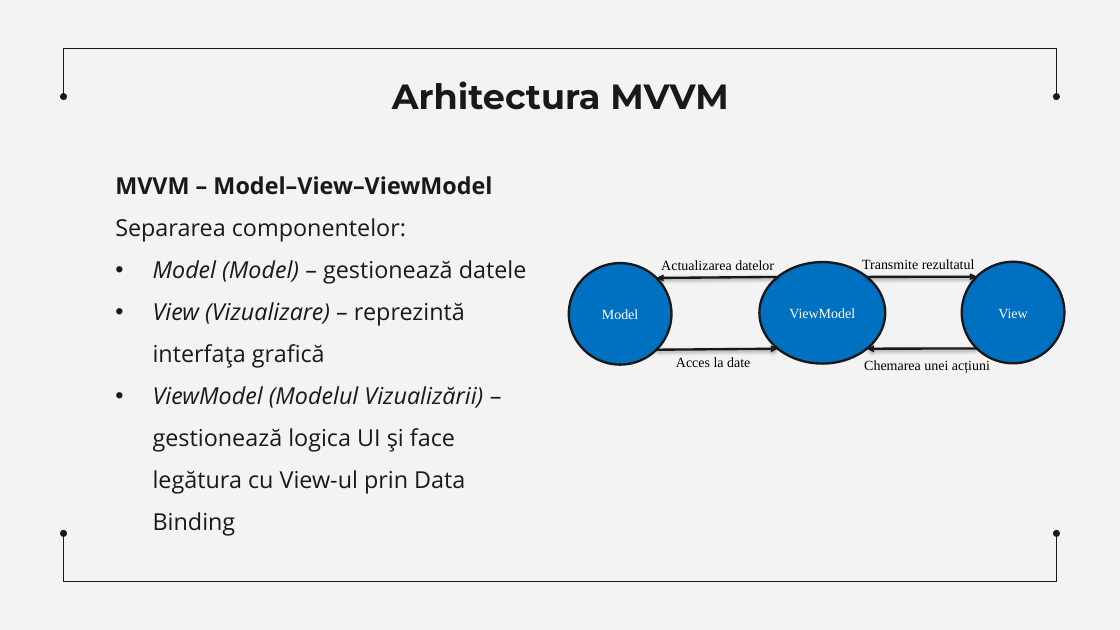
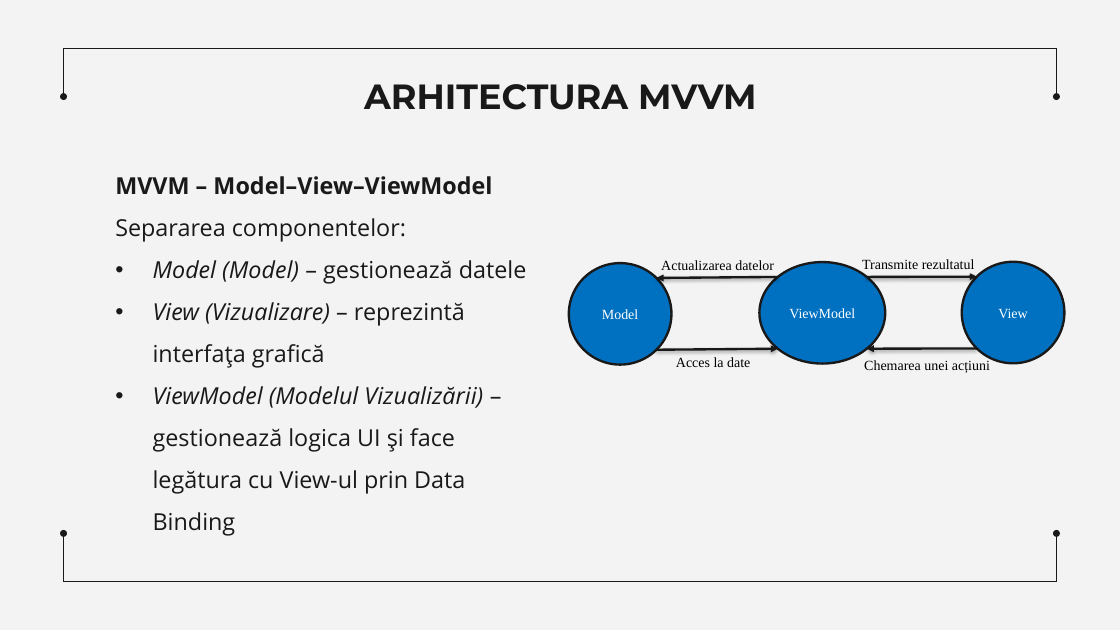
Before and after one commit to DoroganVadim/Teza-de-licenta, a slide deck: slide 9 of Dorogan_Vadim_Teză_de_Licență(prezentare).pptx. Drawn at 1120x630 pixels with LibreOffice and Linux fonts; fonts in the diff are those of the drawing. Boxes give left, top, right and bottom in pixels: in the first picture for what was removed or moved away, otherwise in the second. Text is boxed around its words. In the diff, an @@ line names an element or a change of style, - is before the commit and + after.

```diff
--- a/Dorogan_Vadim_Teză_de_Licență(prezentare).pptx
+++ b/Dorogan_Vadim_Teză_de_Licență(prezentare).pptx
@@ title at <box>364,84,756,110</box>: text changed @@
-Arhitectura MVVM
+ARHITECTURA MVVM
```
Also in this commit, not shown: 10 other slides changed, 1 slide added, 1 slide removed, 30 other files.
